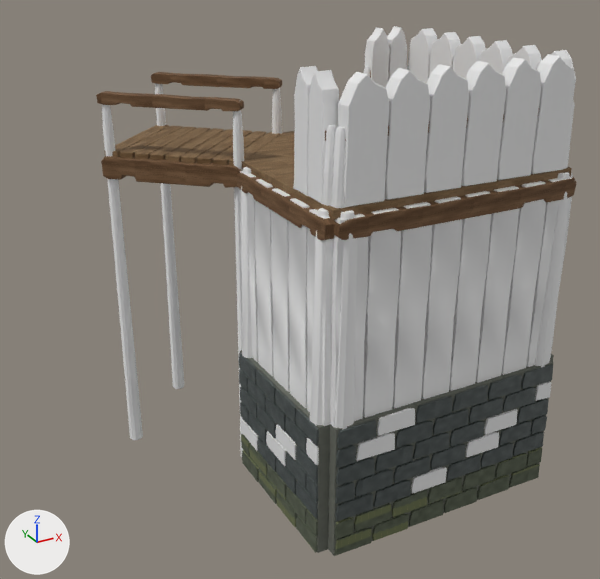
Before and after pictures for a commit that changed the glTF model assets/models/frontier_cinderfen_corner_access_lod1.glb.
The view is the same before and after, from a 50 mm lens placed at (-8.44, -12.38, 10.14), pointed at (-1.12, 0.93, 3.49). The lights are fixed; the arrows at lower left show +X, +Y and +Z. The older version comes first. Vertices at exactly the same position are counted once.

The first picture shows 'frontier_cinderfen_corner_access_LOD1'.
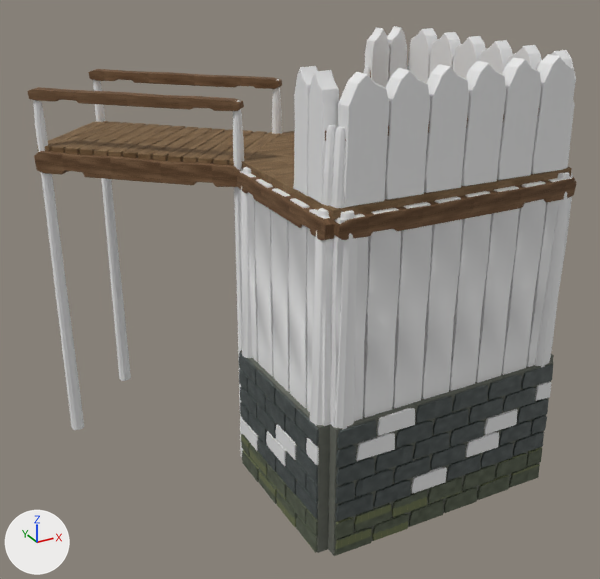
What differs and where, as boxes (x1, y1, x2, y2) in the pictures (600 x 579 px; the box of a moved part takes in the faces that stretch with it):
'frontier_cinderfen_corner_access_LOD1', reshaped (14% wider): before (96, 26, 577, 556); after (27, 26, 577, 556)
part 1 of me_frontier_cinderfen_corner_access_lod1, added (brown): after (152, 128, 212, 161)
part 2 of me_frontier_cinderfen_corner_access_lod1, moved or reshaped: before (97, 74, 282, 187); after (28, 71, 282, 187)
part 3 of me_frontier_cinderfen_corner_access_lod1, surface changed: before (96, 72, 281, 440); after (27, 69, 282, 430)

Diff of the bpy script that builds the scene:
```diff
--- a/assets/models/frontier_cinderfen_corner_access_lod1.glb.py
+++ b/assets/models/frontier_cinderfen_corner_access_lod1.glb.py
@@ me_frontier_cinderfen_corner_access_lod1 @@
 # used by ob_frontier_cinderfen_corner_access_lod1; location = (0.0, 0.0, 0.0)
-me_frontier_cinderfen_corner_access_lod1.from_pydata(...)  # 15909 vertices, 29762 faces; spans x -4.4..2.63, y -2.63..4.4, z 0.0..8.21
+me_frontier_cinderfen_corner_access_lod1.from_pydata(...)  # 16064 vertices, 30052 faces; spans x -5.4..2.63, y -2.63..5.4, z 0.0..8.21
+# me_frontier_cinderfen_corner_access_lod1 part 1: the loose piece of 31 vertices spanning x -3.66..-1.84, y 1.82..3.63, z 6.15..6.3 is copied, and the copy is moved by (0.03, -0.03, 0.0); it spans x -3.62..-1.81, y 1.79..3.59, z 6.15..6.3
+# me_frontier_cinderfen_corner_access_lod1 part 2: 867 vertices moved from x -4.4..-0.66, y 0.66..4.4, z 0.0..7.37 to x -5.4..-0.67, y 0.67..5.4, z 0.0..7.37; 12 vertices removed from x -3.01..-0.84, y 0.84..2.28, z 6.15..7.33; 43 vertices added at x -4.89..-0.71, y 0.71..3.82, z 6.15..7.23
+# me_frontier_cinderfen_corner_access_lod1 part 3: 1447 kept faces spanning x -5.4..-0.66, y 0.66..5.4, z 0.0..7.37 get new texture (UV) coordinates
+# other edits to the shape of me_frontier_cinderfen_corner_access_lod1 do not show in these pictures
 me_frontier_cinderfen_corner_access_lod1.materials.append(mat_cinderfen_mineral_basalt)
```
